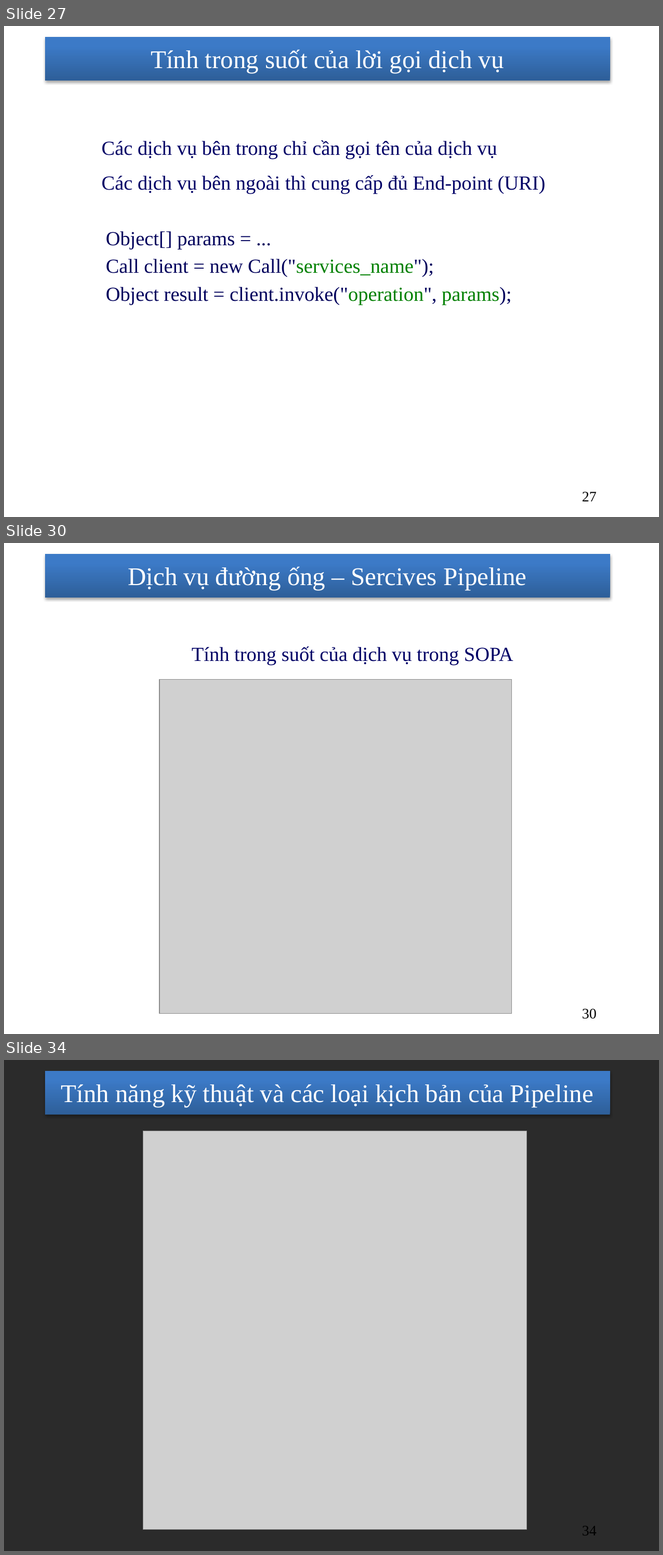
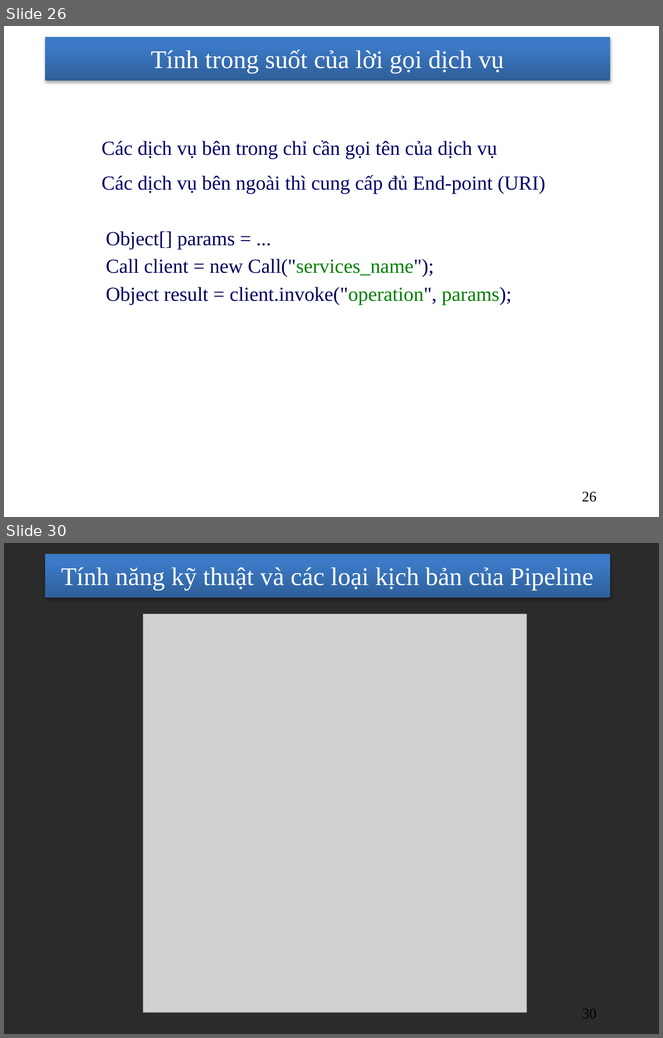
Before and after one commit to nhanhnt/LUANVAN, a slide deck: WORD/luanvan_nhanhnt_ver8.pptx. Shown one above the other, each under a label of ours: slides 27, 30 and 34 before the commit, slides 26 and 30 after it; the slides between them are not shown. The pictures are 663x1555 and 663x1038 pixels, drawn with LibreOffice and Linux fonts; fonts in the diff are those of the drawing; grey boxes stand for pictures; background and template pictures are left out; a plain dark background stands for a picture behind light text. Boxes give left, top, right and bottom in pixels: in the first picture for what was removed or moved away, otherwise in the second. Text is boxed around its words. In the diff, an @@ line names an element or a change of style, - is before the commit and + after.

```diff
--- a/WORD/luanvan_nhanhnt_ver8.pptx
+++ b/WORD/luanvan_nhanhnt_ver8.pptx
@@ slide 30 removed at bbox=[4, 543, 659, 1034], background picture (left out); not listed: 1 template element that a slide beside it also shows @@
@@ title removed at bbox=[128, 566, 527, 590] @@
-Dịch vụ đường ống – Sercives Pipeline
@@ text removed at bbox=[192, 646, 514, 665] @@
-    Tính trong suốt của dịch vụ trong SOPA
@@ picture removed at bbox=[159, 679, 512, 1014] @@
@@ page number removed at bbox=[582, 1009, 597, 1019] @@
-30
@@ what was slide 27 is now slide 26 @@
@@ page number at bbox=[582, 492, 597, 502]: text changed @@
-27
+26
@@ what was slide 34 is now slide 30 @@
@@ page number at bbox=[582, 1009, 597, 1019]: text changed @@
-34
+30
```
Also in this commit, not shown: 2 slides changed, 2 slides added, 5 other slides removed.
